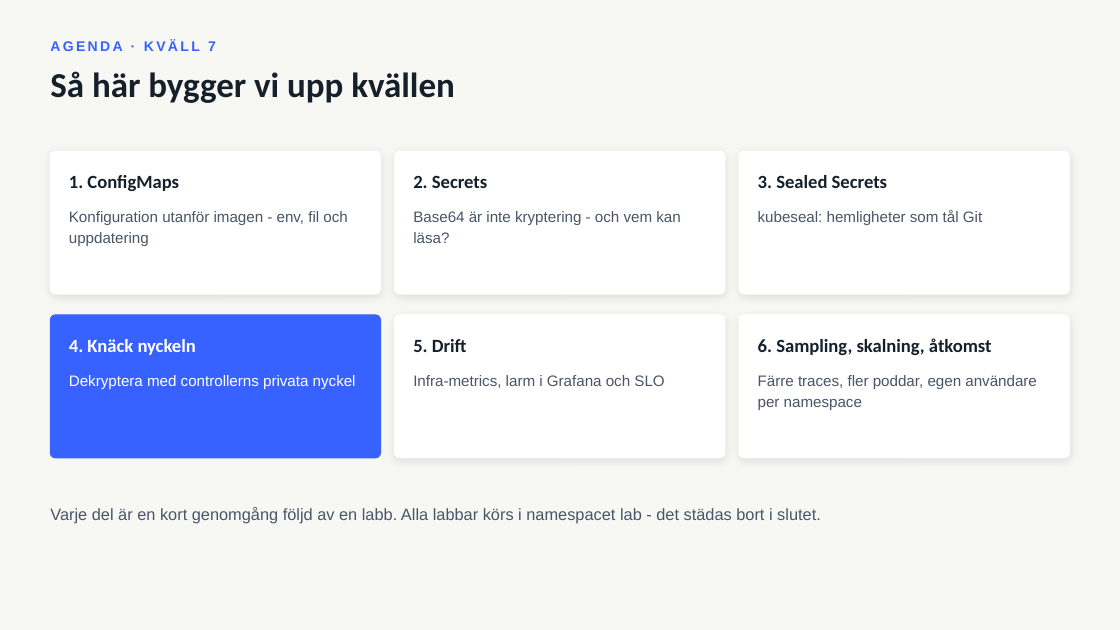
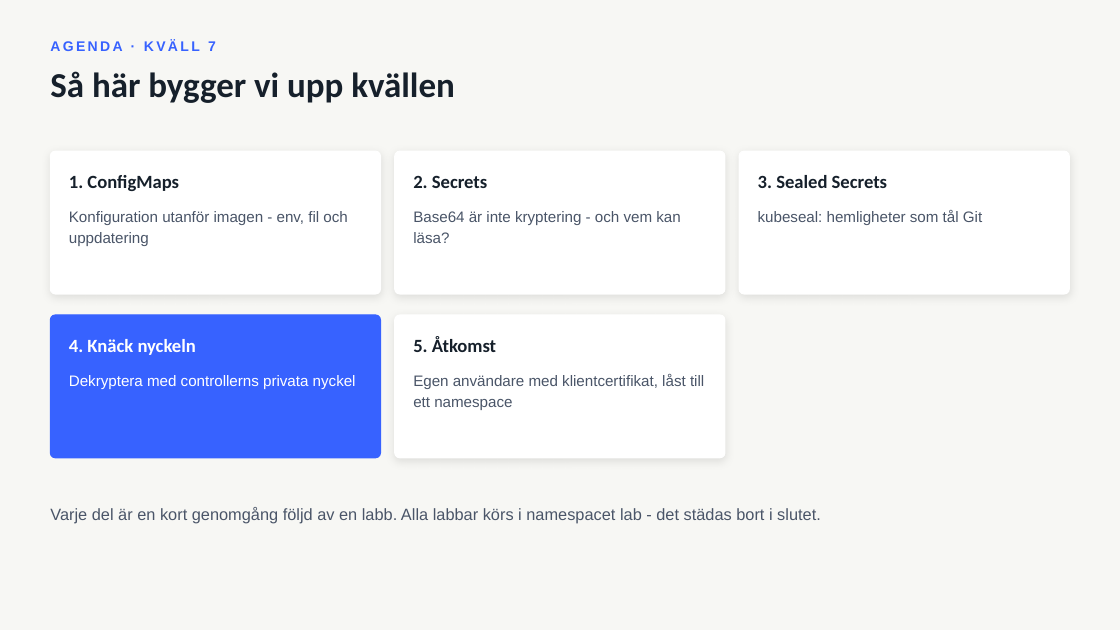
Before and after one commit to LennartAJansson/Kubernetes, a slide deck: slide 2 of Kubernetes - Konfiguration, hemligheter och drift.pptx. Drawn at 1120x630 pixels with LibreOffice and Linux fonts; fonts in the diff are those of the drawing. Boxes give left, top, right and bottom in pixels: in the first picture for what was removed or moved away, otherwise in the second. Text is boxed around its words. In the diff, an @@ line names an element or a change of style, - is before the commit and + after.

```diff
--- a/Kubernetes - Konfiguration, hemligheter och drift.pptx
+++ b/Kubernetes - Konfiguration, hemligheter och drift.pptx
@@ rounded rectangle removed at (739,315,1070,458) @@
@@ text at (413,336,496,352): text changed @@
-5. Drift
+5. Åtkomst
@@ text removed at (758,338,992,355) @@
-6. Sampling, skalning, åtkomst
@@ text at (413,374,704,410): text changed @@
-Infra-metrics, larm i Grafana och SLO
+Egen användare med klientcertifikat, låst till ett namespace
@@ text removed at (758,375,1037,410) @@
-Färre traces, fler poddar, egen användare per namespace
```
Also in this commit, not shown: 7 other slides changed, 9 slides removed, 12 other files.
